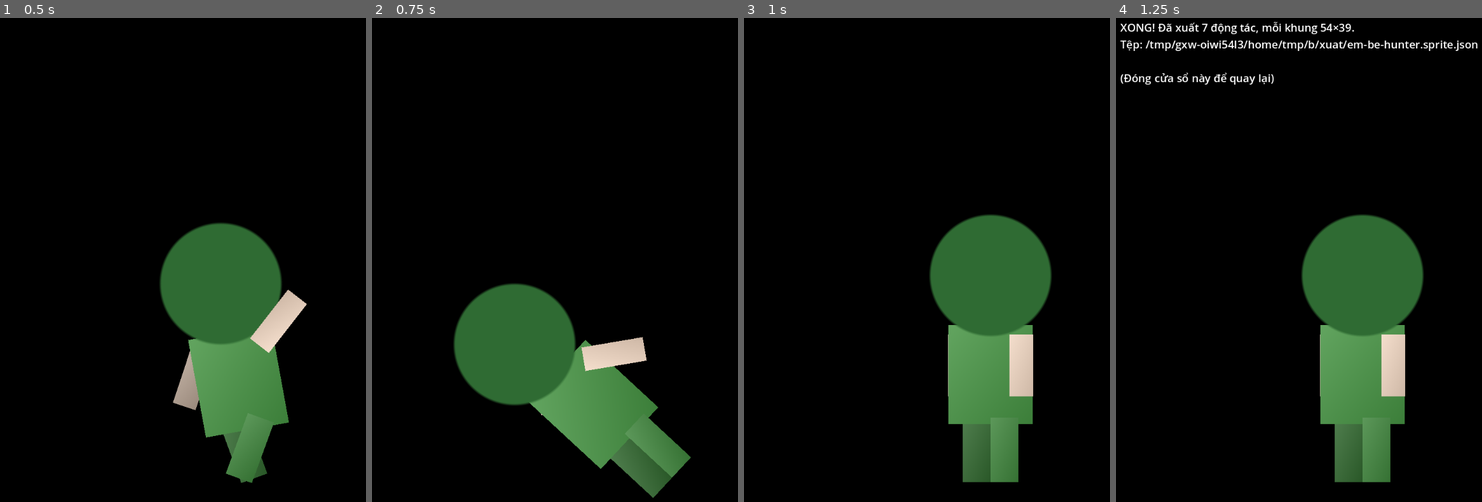
Above: before the commit, frames 1-4 (left to right).
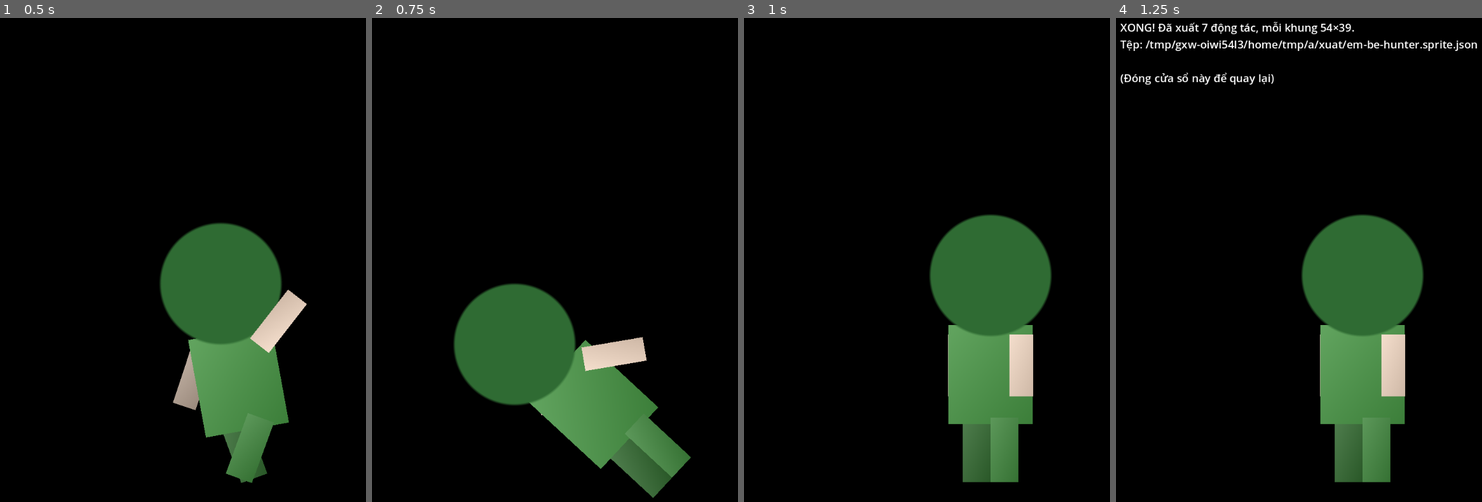
Above: after the commit, the same moments.

Repository: nguyentung19955/new-project
Game: Godot game, scene res://em_be.tscn
The game is run twice, just before and just after one commit, with the same random seed, the same clock (stepped at 60 frames per second) and the same inputs.
Inputs:
- Up to frame 1 (0.5 s): no input
- Up to frame 2 (0.75 s): no input
- Up to frame 3 (1 s): no input
- Up to frame 4 (1.25 s): no input

Frames 1-3 are identical in both runs. In frame 4, 0.4% of the frame differs, in the area x 52-99%, y 4-7%.

Commit message:
Godot mẫu: nút Tự ráp từ ảnh Gemini (tự xoá nền, cắt bộ phận, đặt khớp, chỉnh động tác) và nút tự đặt điểm cầm/mũi cho vũ khí; đã chạy thử với Thợ Săn, Tướng Ma, Gươm Rồng
Co-Authored-By: Claude Opus 5.5 <noreply@anthropic.com>
Claude-Session: https://claude.ai/code/session_017N7QXqfkK27mirk6Hvvt7g

Diff:
--- /dev/null
+++ b/godot/linh-khi-godot/tu_rap.gd
@@ -0,0 +1,221 @@
+class_name TuRap
+## Tự xoá nền trắng, tự cắt bộ phận từ ảnh Gemini và tự ráp vào khung xương em bé.
+## Các cảnh mẫu gọi các hàm ở đây qua nút trong Inspector. Không cần sửa tệp này.
+
+const RONG_LAM_VIEC := 1400   # thu ảnh về bề ngang này trước khi xử lý cho nhanh
+const NGUONG_NEN := 40        # khác màu nền ít hơn ngần này thì coi là nền
+const LUOI := 4               # ô lưới khi tìm các mảnh rời
+
+
+static func _nen(img: Image) -> Color:
+	var w := img.get_width()
+	var h := img.get_height()
+	var s := Color(0, 0, 0, 0)
+	var n := 0
+	for p in [Vector2i(2, 2), Vector2i(w - 3, 2), Vector2i(2, h - 3), Vector2i(w - 3, h - 3), Vector2i(w / 2, 2), Vector2i(w / 2, h - 3)]:
+		s += img.get_pixelv(p)
+		n += 1
+	return s / n
+
+
+static func _khac(c: Color, nen: Color) -> int:
+	return int(maxf(maxf(absf(c.r - nen.r), absf(c.g - nen.g)), absf(c.b - nen.b)) * 255.0)
+
+
+## Trả về danh sách mảnh: [{ "o": Rect2i trong ảnh làm việc, "anh": Image nền trong suốt }], xếp theo diện tích giảm dần.
+static func tach(goc: Image, ti_le_nho := 0.004) -> Array:
+	var img: Image = goc.duplicate()
+	img.convert(Image.FORMAT_RGBA8)
+	if img.get_width() > RONG_LAM_VIEC:
+		var k := float(RONG_LAM_VIEC) / img.get_width()
+		img.resize(RONG_LAM_VIEC, roundi(img.get_height() * k), Image.INTERPOLATE_LANCZOS)
+	var nen := _nen(img)
+	var W := img.get_width()
+	var H := img.get_height()
+	# Lưới thô: ô nào có điểm khác nền là "có hình".
+	var gw := W / LUOI
+	var gh := H / LUOI
+	var co := PackedByteArray()
+	co.resize(gw * gh)
+	for gy in gh:
+		for gx in gw:
+			for d in [Vector2i(0, 0), Vector2i(2, 0), Vector2i(0, 2), Vector2i(2, 2), Vector2i(1, 1), Vector2i(3, 3)]:
+				var c := img.get_pixel(gx * LUOI + d.x, gy * LUOI + d.y)
+				if c.a > 0.5 and _khac(c, nen) > NGUONG_NEN:
+					co[gy * gw + gx] = 1
+					break
+	# Nới 2 ô để chi tiết mảnh (lá, chim, tua) dính vào mảnh chính.
+	var no := co.duplicate()
+	for gy in gh:
+		for gx in gw:
+			if co[gy * gw + gx] == 1:
+				for dy in range(-2, 3):
+					for dx in range(-2, 3):
+						var x := gx + dx
+						var y := gy + dy
+						if x >= 0 and y >= 0 and x < gw and y < gh:
+							no[y * gw + x] = 1
+	# Đánh số vùng liền.
+	var nhan := PackedInt32Array()
+	nhan.resize(gw * gh)
+	var vung: Array = []
+	for i in gw * gh:
+		if no[i] == 0 or nhan[i] != 0:
+			continue
+		var so := vung.size() + 1
+		var hang := [i]
+		nhan[i] = so
+		var x0 := gw
+		var y0 := gh
+		var x1 := 0
+		var y1 := 0
+		var dt := 0
+		while not hang.is_empty():
+			var j: int = hang.pop_back()
+			var x := j % gw
+			var y := j / gw
+			dt += co[j]
+			x0 = mini(x0, x); y0 = mini(y0, y); x1 = maxi(x1, x); y1 = maxi(y1, y)
+			for d in [[1, 0], [-1, 0], [0, 1], [0, -1]]:
+				var xx: int = x + d[0]
+				var yy: int = y + d[1]
+				if xx >= 0 and yy >= 0 and xx < gw and yy < gh:
+					var k2 := yy * gw + xx
+					if no[k2] == 1 and nhan[k2] == 0:
+						nhan[k2] = so
+						hang.append(k2)
+		vung.append({"so": so, "dt": (x1 - x0 + 1) * (y1 - y0 + 1) if dt > 6 else 0, "o": Rect2i(x0, y0, x1 - x0 + 1, y1 - y0 + 1)})
+	var nho := ti_le_nho * gw * gh
+	var ket: Array = []
+	for v in vung:
+		if v["dt"] < nho:
+			continue
+		var o: Rect2i = v["o"]
+		var r := Rect2i(o.position * LUOI, o.size * LUOI).grow(4).intersection(Rect2i(0, 0, W, H))
+		var anh := img.get_region(r)
+		_xoa_nen(anh, nen, func(px: int, py: int) -> bool:
+			var gx2 := clampi((r.position.x + px) / LUOI, 0, gw - 1)
+			var gy2 := clampi((r.position.y + py) / LUOI, 0, gh - 1)
+			var l := nhan[gy2 * gw + gx2]
+			return l == 0 or l == v["so"])
+		var u := anh.get_used_rect()
+		if u.size.x < 4 or u.size.y < 4:
+			continue
+		ket.append({"o": Rect2i(r.position + u.position, u.size), "anh": anh.get_region(u), "dt": v["dt"]})
+	ket.sort_custom(func(a, b): return a["dt"] > b["dt"])
+	return ket
+
+
+## Xoá nền nối với mép ảnh (giữ chỗ trắng bên trong viền như áo trắng, mắt), làm mềm mép.
+static func _xoa_nen(anh: Image, nen: Color, cua_minh: Callable) -> void:
+	var w := anh.get_width()
+	var h := anh.get_height()
+	var la_nen := PackedByteArray()
+	la_nen.resize(w * h)
+	var hang: Array = []
+	for x in w:
+		hang.append(x); hang.append((h - 1) * w + x)
+	for y in h:
+		hang.append(y * w); hang.append(y * w + w - 1)
+	while not hang.is_empty():
+		var i: int = hang.pop_back()
+		if la_nen[i] == 1:
+			continue
+		var x := i % w
+		var y := i / w
+		if _khac(anh.get_pixel(x, y), nen) > NGUONG_NEN:
+			continue
+		la_nen[i] = 1
+		if x > 0: hang.append(i - 1)
+		if x < w - 1: hang.append(i + 1)
+		if y > 0: hang.append(i - w)
+		if y < h - 1: hang.append(i + w)
+	for y in h:
+		for x in w:
+			var i := y * w + x
+			if la_nen[i] == 1 or not cua_minh.call(x, y):
+				anh.set_pixel(x, y, Color(0, 0, 0, 0))
+				continue
+			var sat := (x > 0 and la_nen[i - 1] == 1) or (x < w - 1 and la_nen[i + 1] == 1) or (y > 0 and la_nen[i - w] == 1) or (y < h - 1 and la_nen[i + w] == 1)
+			if sat:
+				var c := anh.get_pixel(x, y)
+				c.a = clampf(_khac(c, nen) / 120.0, 0.25, 1.0)
+				anh.set_pixel(x, y, c)
+
+
+static func luu_anh(anh: Image, duong: String) -> Texture2D:
+	DirAccess.make_dir_recursive_absolute(ProjectSettings.globalize_path(duong.get_base_dir()))
+	ResourceSaver.save(ImageTexture.create_from_image(anh), duong)
+	return ResourceLoader.load(duong, "", ResourceLoader.CACHE_MODE_REPLACE)
+
+
+static func _cao_rong(m: Dictionary) -> float:
+	var o: Rect2i = m["o"]
+	return float(o.size.y) / maxf(1.0, o.size.x)
+
+
+## Chia mảnh của khung Người: đầu, thân, 2 tay, 2 chân, phần còn lại là phụ kiện (mảnh dài nằm ngang = vũ khí).
+static func chia_nguoi(manh: Array) -> Dictionary:
+	if manh.size() < 6:
+		return {"loi": "Chỉ tìm thấy %d mảnh, cần ít nhất 6 (đầu, thân, 2 tay, 2 chân)." % manh.size()}
+	var cy := []
+	for m in manh:
+		cy.append(m["o"].get_center().y)
+	var lo: float = cy.min()
+	var hi: float = cy.max()
+	for _l in 8:
+		var a := []
+		var b := []
+		for v in cy:
+			(a if absf(v - lo) <= absf(v - hi) else b).append(v)
+		if a.is_empty() or b.is_empty():
+			break
+		lo = a.reduce(func(s, v): return s + v, 0.0) / a.size()
+		hi = b.reduce(func(s, v): return s + v, 0.0) / b.size()
+	var tren := []
+	var duoi := []
+	for m in manh:
+		var y: float = m["o"].get_center().y
+		(tren if absf(y - lo) <= absf(y - hi) else duoi).append(m)
+	var vk: Variant = null
+	var phu := []
+	# Vũ khí: mảnh dài nằm ngang (rộng gấp 2,5 lần cao trở lên).
+	for m in manh:
+		if 1.0 / _cao_rong(m) > 2.5:
+			vk = m
+			break
+	tren.erase(vk)
+	duoi.erase(vk)
+	var dau_than := tren.duplicate()
+	dau_than.sort_custom(func(a, b): return a["dt"] > b["dt"])
+	if dau_than.size() < 2:
+		dau_than = manh.duplicate()
+		dau_than.erase(vk)
+	var hai := dau_than.slice(0, 2)
+	hai.sort_custom(func(a, b): return a["o"].position.x < b["o"].position.x)
+	var dau: Dictionary = hai[0]
+	var than: Dictionary = hai[1]
+	var con := []
+	for m in manh:
+		if m != dau and m != than and m != vk:
+			con.append(m)
+	# Tay: 2 mảnh dọc ở hàng trên; chân: 2 mảnh dọc ở hàng dưới.
+	var tay_ung := con.filter(func(m): return tren.has(m))
+	var chan_ung := con.filter(func(m): return duoi.has(m))
+	tay_ung.sort_custom(func(a, b): return _cao_rong(a) > _cao_rong(b))
+	chan_ung.sort_custom(func(a, b): return _cao_rong(a) > _cao_rong(b))
+	if tay_ung.size() < 2 or chan_ung.size() < 2:
+		var doc := con.duplicate()
+		doc.sort_custom(func(a, b): return a["o"].get_center().y < b["o"].get_center().y)
+		if doc.size() < 4:
+			return {"loi": "Không đủ 2 tay và 2 chân."}
+		tay_ung = doc.slice(0, 2)
+		chan_ung = doc.slice(2, 4)
+	var tay := tay_ung.slice(0, 2)
+	var chan := chan_ung.slice(0, 2)
+	for m in con:
+		if not tay.has(m) and not chan.has(m):
+			phu.append(m)
+	tay.sort_custom(func(a, b): return a["o"].position.x < b["o"].position.x)
+	chan.sort_custom(func(a, b): return a["o"].position.x < b["o"].position.x)
+	return {"dau": dau, "than": than, "tay_truoc": tay[0], "tay_sau": tay[1], "chan_truoc": chan[0], "chan_sau": chan[1], "vu_khi": vk, "phu_kien": phu}
--- a/godot/linh-khi-godot/xuat_sprite.gd
+++ b/godot/linh-khi-godot/xuat_sprite.gd
@@ -1,3 +1,4 @@
+@tool
 extends Node2D
 ## XUẤT SPRITE CHO GAME LINH KHÍ
 ## Mở cảnh (em_be.tscn hoặc hieu_ung_kiem.tscn) rồi bấm F6 ("Chạy cảnh này").
@@ -15,10 +16,16 @@
 @export var an_khi_xuat: Array[NodePath] = []   ## Những thứ chỉ để xem thử, ẩn đi khi chụp (ví dụ vũ khí cầm tay)
 @export var co_xem_truoc := 256                 ## Chiều cao mỗi khung trong ảnh xem trước
 
+@export_group("Tự ráp từ ảnh Gemini")
+@export var anh_gemini: Texture2D                ## Kéo ảnh tách bộ phận của Gemini vào đây
+@export_tool_button("Tự ráp từ ảnh Gemini") var nut_tu_rap = tu_rap
+
 var _chu: Label
 
 
 func _ready() -> void:
+	if Engine.is_editor_hint():
+		return
 	var vp := get_viewport()
 	vp.transparent_bg = true
 	for p in an_khi_xuat:
@@ -127,3 +134,108 @@
 	lop.add_child(_chu)
 	if DisplayServer.get_name() == "headless" or OS.get_cmdline_user_args().has("--tu-dong"):
 		get_tree().quit()
+
+
+# ---------- TỰ RÁP (bấm nút trong Inspector) ----------
+func tu_rap() -> void:
+	if loai != "em-be":
+		push_warning("Tự ráp chỉ dùng cho em bé")
+		return
+	if anh_gemini == null:
+		push_warning("Hãy kéo ảnh Gemini (tách bộ phận) vào ô Anh Gemini trước")
+		return
+	var manh := TuRap.tach(anh_gemini.get_image())
+	var c := TuRap.chia_nguoi(manh)
+	if c.has("loi"):
+		push_warning("Tự ráp: " + c["loi"])
+		print("Tự ráp: ", c["loi"])
+		return
+	var thu_muc := "res://anh/tach/" + ma + "/"
+	var hinh: Node2D = $Hinh
+	var than: Node2D = $Hinh/Than
+	var gan := func(khop: Node2D, m: Dictionary, ten_tep: String, truc: Vector2) -> void:
+		var anh: Sprite2D = khop.get_node("Anh")
+		anh.texture = TuRap.luu_anh(m["anh"], thu_muc + ten_tep + ".res")
+		anh.region_enabled = false
+		anh.centered = true
+		anh.offset = Vector2(m["o"].size) / 2.0 - truc
+	var co := func(m: Dictionary) -> Vector2: return Vector2(m["o"].size)
+	# Chân: khớp hông gần đỉnh, bàn chân chạm đất.
+	var sct: Vector2 = co.call(c["chan_truoc"])
+	var scs: Vector2 = co.call(c["chan_sau"])
+	var pct := Vector2(sct.x / 2, minf(sct.x * 0.45, sct.y * 0.18))
+	var pcs := Vector2(scs.x / 2, minf(scs.x * 0.45, scs.y * 0.18))
+	var L := maxf(sct.y - pct.y, scs.y - pcs.y)
+	var st: Vector2 = co.call(c["than"])
+	var hong := Vector2(st.x / 2, st.y * 0.86)
+	var dx := st.x * 0.12
+	$Hinh/ChanTruoc.position = Vector2(dx, -L)
+	$Hinh/ChanSau.position = Vector2(-dx, -L)
+	gan.call($Hinh/ChanTruoc, c["chan_truoc"], "chan_truoc", pct)
+	gan.call($Hinh/ChanSau, c["chan_sau"], "chan_sau", pcs)
+	gan.call(than, c["than"], "than", hong)
+	# Tay: khớp vai ở hai bên ngực.
+	var sta: Vector2 = co.call(c["tay_truoc"])
+	var sts: Vector2 = co.call(c["tay_sau"])
+	var pta := Vector2(sta.x / 2, minf(sta.x * 0.5, sta.y * 0.2))
+	var pts := Vector2(sts.x / 2, minf(sts.x * 0.5, sts.y * 0.2))
+	var vai_y := st.y * 0.2 - hong.y
+	$Hinh/Than/TayTruoc.position = Vector2(st.x * 0.28, vai_y)
+	$Hinh/Than/TaySau.position = Vector2(-st.x * 0.28, vai_y)
+	gan.call($Hinh/Than/TayTruoc, c["tay_truoc"], "tay_truoc", pta)
+	gan.call($Hinh/Than/TaySau, c["tay_sau"], "tay_sau", pts)
+	$Hinh/Than/TaySau/Anh.modulate = Color(0.82, 0.82, 0.82)
+	$Hinh/ChanSau/Anh.modulate = Color(0.82, 0.82, 0.82)
+	# Đầu: cổ cắm sâu vào cổ áo.
+	var sd: Vector2 = co.call(c["dau"])
+	$Hinh/Than/Dau.position = Vector2(0, st.y * 0.06 - hong.y)
+	gan.call($Hinh/Than/Dau, c["dau"], "dau", Vector2(sd.x / 2, sd.y * 0.93))
+	# Vũ khí xem thử ở bàn tay trước.
+	var vk: Sprite2D = $Hinh/Than/TayTruoc/VuKhiXem
+	vk.position = Vector2(0, sta.y - pta.y - sta.x * 0.3)
+	if c["vu_khi"] != null:
+		vk.texture = TuRap.luu_anh(c["vu_khi"]["anh"], thu_muc + "vu_khi.res")
+		vk.offset = Vector2(c["vu_khi"]["o"].size.x * 0.3, 0)
+		vk.scale = Vector2.ONE
+	# Phụ kiện (áo choàng, đuôi...): treo sau lưng ở cổ.
+	for n in than.get_children():
+		if n.name.begins_with("PhuKien"):
+			than.remove_child(n)
+			n.queue_free()
+	var i := 0
+	for m in c["phu_kien"]:
+		i += 1
+		var k := Node2D.new()
+		k.name = "PhuKien%d" % i
+		k.position = Vector2(0, st.y * 0.12 - hong.y)
+		k.show_behind_parent = true
+		than.add_child(k)
+		k.owner = self
+		var a := Sprite2D.new()
+		a.name = "Anh"
+		k.add_child(a)
+		a.owner = self
+		gan.call(k, m, "phu_kien_%d" % i, Vector2(co.call(m).x / 2, 0))
+	# Cỡ: cả người cao khoảng 700 điểm trong khung 1024.
+	var H := L + (hong.y - st.y * 0.06) + sd.y * 0.93
+	var S := 700.0 / H
+	hinh.scale = Vector2(S, S)
+	# Chỉnh các động tác mẫu theo người mới (độ nhún của thân tỉ lệ theo chiều cao).
+	var L_cu: float = get_meta("rap_L", 130.0)
+	var H_cu: float = get_meta("rap_H", 530.0)
+	var ap: AnimationPlayer = $AnimationPlayer
+	for ten_dt in ap.get_animation_list():
+		var a: Animation = ap.get_animation(ten_dt)
+		var tr := a.find_track(NodePath("Hinh/Than:position"), Animation.TYPE_VALUE)
+		if tr < 0:
+			continue
+		for kk in a.track_get_key_count(tr):
+			var v: Vector2 = a.track_get_key_value(tr, kk)
+			a.track_set_key_value(tr, kk, Vector2(0, -L) + (v - Vector2(0, -L_cu)) * (H / H_cu))
+	than.position = Vector2(0, -L)
+	set_meta("rap_L", L)
+	set_meta("rap_H", H)
+	var bao := "Tự ráp xong: %d mảnh (%s). Bấm ▶ ở AnimationPlayer để xem, F6 để xuất." % [manh.size(), "có vũ khí" if c["vu_khi"] != null else "không vũ khí"]
+	print(bao)
+	if Engine.is_editor_hint():
+		EditorInterface.mark_scene_as_unsaved()
--- a/godot/linh-khi-godot/xuat_vu_khi.gd
+++ b/godot/linh-khi-godot/xuat_vu_khi.gd
@@ -1,3 +1,4 @@
+@tool
 extends Node2D
 ## XUẤT VŨ KHÍ CHO GAME LINH KHÍ
 ## Mở vu_khi.tscn rồi bấm F6. Godot chụp hình vũ khí, đo điểm cầm (chấm Cam) và mũi (chấm Mui),
@@ -9,9 +10,12 @@
 @export_enum("sword", "bow", "spear", "hammer") var loai_vu_khi := "sword"  ## sword=Kiếm, bow=Cung, spear=Giáo, hammer=Búa
 @export var dong := 3
 @export var dai_trong_game := 46                 ## Chiều dài vũ khí trong game (điểm ảnh)
+@export_tool_button("Tự xoá nền và đặt điểm cầm, mũi") var nut_tu_dat = tu_dat
 
 
 func _ready() -> void:
+	if Engine.is_editor_hint():
+		return
 	var vp := get_viewport()
 	vp.transparent_bg = true
 	for c in [$Cam, $Mui]:
@@ -58,3 +62,45 @@
 	lop.add_child(chu)
 	if DisplayServer.get_name() == "headless" or OS.get_cmdline_user_args().has("--tu-dong"):
 		get_tree().quit()
+
+
+# ---------- TỰ ĐẶT (bấm nút trong Inspector) ----------
+## Lấy ảnh đang gắn ở nút Anh: xoá nền trắng, cắt sát, đặt giữa khung, đặt Cam ở chuôi (bên trái) và Mui ở đầu mũi (bên phải).
+func tu_dat() -> void:
+	var anh: Sprite2D = $Anh
+	if anh.texture == null:
+		push_warning("Hãy kéo ảnh vũ khí vào ô Texture của nút Anh trước")
+		return
+	var manh := TuRap.tach(anh.texture.get_image(), 0.002)
+	if manh.is_empty():
+		push_warning("Không tìm thấy vũ khí trong ảnh")
+		return
+	var img: Image = manh[0]["anh"]
+	anh.texture = TuRap.luu_anh(img, "res://anh/tach/" + ma + "/vu_khi.res")
+	anh.region_enabled = false
+	anh.centered = true
+	anh.offset = Vector2.ZERO
+	anh.rotation = 0
+	var w := img.get_width()
+	var h := img.get_height()
+	var s := 620.0 / w
+	anh.scale = Vector2(s, s)
+	anh.position = Vector2(512, 512)
+	var giua_cot := func(x: int) -> float:
+		var tong := 0.0
+		var n := 0
+		for y in h:
+			if img.get_pixel(x, y).a > 0.5:
+				tong += y
+				n += 1
+		return tong / n if n > 0 else h / 2.0
+	var x_cam := int(w * 0.14)
+	var x_mui := w - 1
+	while x_mui > 0 and is_equal_approx(giua_cot.call(x_mui), h / 2.0) and img.get_pixel(x_mui, h / 2).a < 0.5:
+		x_mui -= 1
+	var doi := func(x: float, y: float) -> Vector2: return anh.position + (Vector2(x, y) - Vector2(w, h) / 2.0) * s
+	$Cam.position = doi.call(x_cam, giua_cot.call(x_cam))
+	$Mui.position = doi.call(x_mui, giua_cot.call(x_mui))
+	print("Đã đặt: kéo lại chấm Cam vào giữa chuôi nếu chưa đúng.")
+	if Engine.is_editor_hint():
+		EditorInterface.mark_scene_as_unsaved()
Not shown, added: godot/linh-khi-godot/tu_rap.gd.uid
